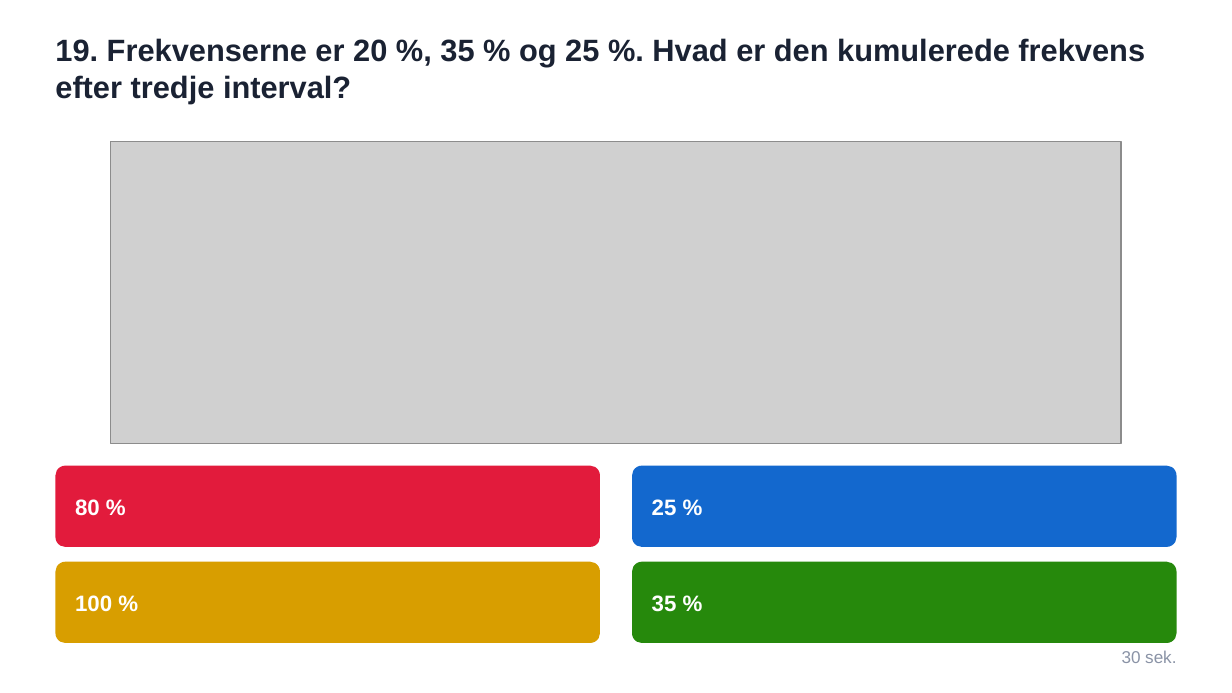
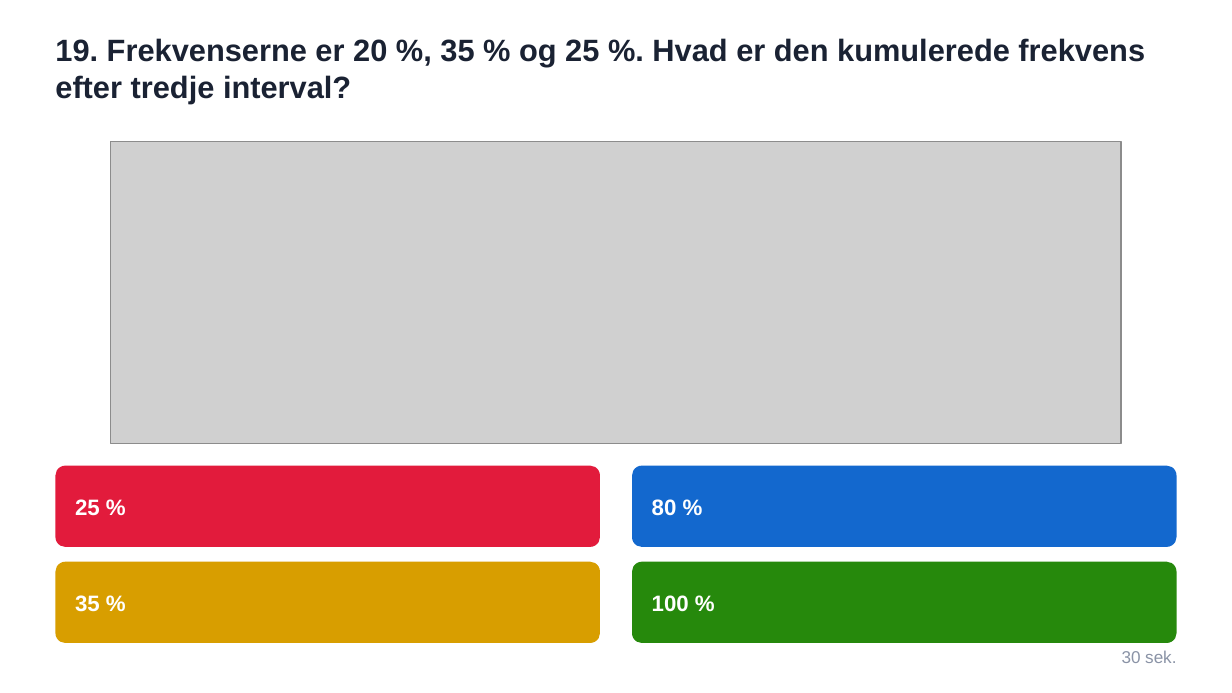
Before and after one commit to mibelibsen/kontiki, a slide deck: slide 20 of facit/kahoot-statistik-2026-09-11.pptx. Drawn at 1232x693 pixels with LibreOffice and Linux fonts; fonts in the diff are those of the drawing; grey boxes stand for pictures. Boxes give left, top, right and bottom in pixels: in the first picture for what was removed or moved away, otherwise in the second. Text is boxed around its words. In the diff, an @@ line names an element or a change of style, - is before the commit and + after.

```diff
--- a/facit/kahoot-statistik-2026-09-11.pptx
+++ b/facit/kahoot-statistik-2026-09-11.pptx
@@ text at (75, 499, 100, 516): text changed @@
-80 %
+25 %
@@ text at (652, 499, 677, 516): text changed @@
-25 %
+80 %
@@ text at (75, 595, 100, 612): text changed @@
-100 %
+35 %
@@ text at (652, 595, 689, 612): text changed @@
-35 %
+100 %
```
Also in this commit, not shown: 27 other slides changed, 7 other files.
